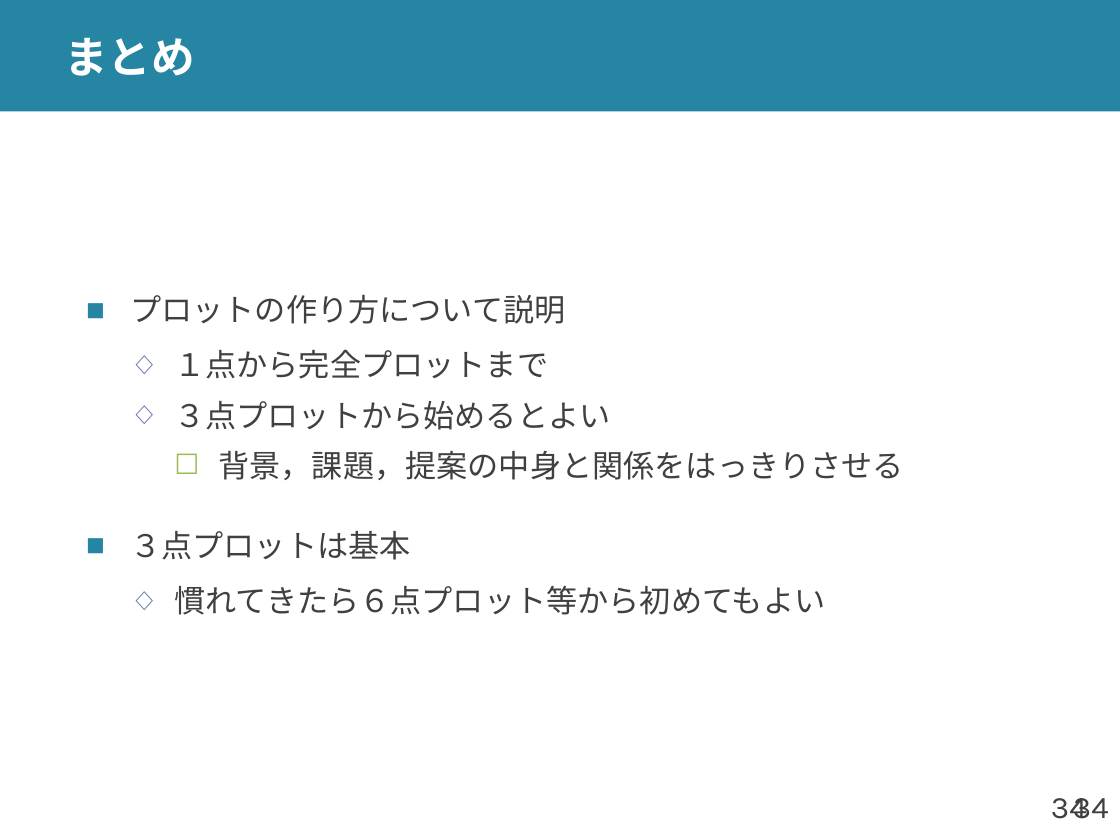
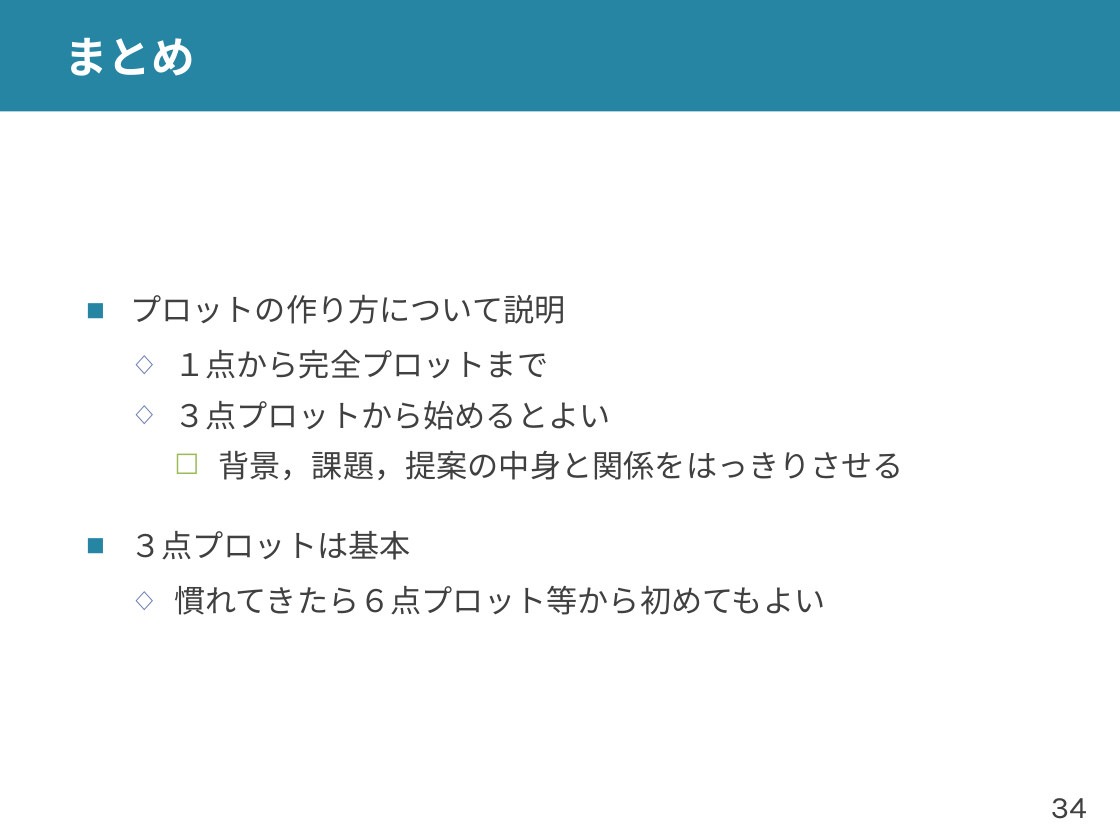
Before and after one commit to shioya-lab/how-to, a slide deck: slide 34 of plot.pptx. Drawn at 1120x840 pixels with LibreOffice and Linux fonts; fonts in the diff are those of the drawing. Boxes give left, top, right and bottom in pixels: in the first picture for what was removed or moved away, otherwise in the second. Text is boxed around its words. In the diff, an @@ line names an element or a change of style, - is before the commit and + after.

```diff
--- a/plot.pptx
+++ b/plot.pptx
@@ page number removed at [1073,798,1109,819] @@
-34
```
Also in this commit, not shown: 9 other slides changed, 1 other file.
